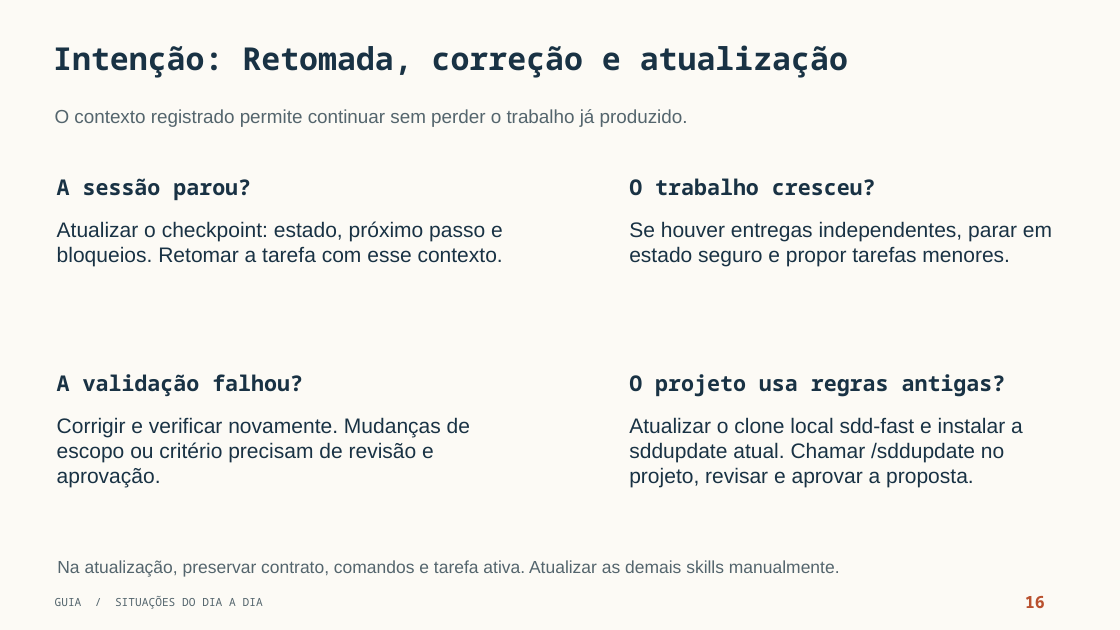
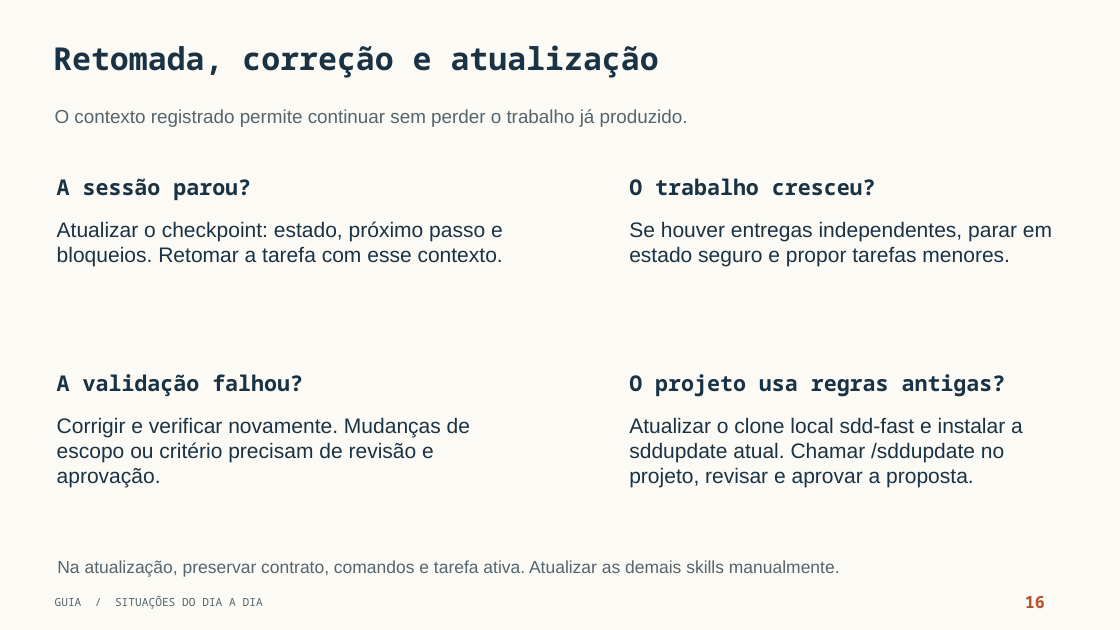
Before and after one commit to wjohnnyhonorato/readings, a slide deck: slide 15 of projects/SDD-Fast/sdd-fast-guia-ilustrado-v4.pptx (slide 16 before the commit). Drawn at 1120x630 pixels with LibreOffice and Linux fonts; fonts in the diff are those of the drawing; background and template pictures are left out. Boxes give left, top, right and bottom in pixels: in the first picture for what was removed or moved away, otherwise in the second. Text is boxed around its words. In the diff, an @@ line names an element or a change of style, - is before the commit and + after.

```diff
--- a/projects/SDD-Fast/sdd-fast-guia-ilustrado-v4.pptx
+++ b/projects/SDD-Fast/sdd-fast-guia-ilustrado-v4.pptx
@@ text at (53,45,659,78): text changed @@
-Intenção: Retomada, correção e atualização
+Retomada, correção e atualização
```
Also in this commit, not shown: 8 other slides changed.
